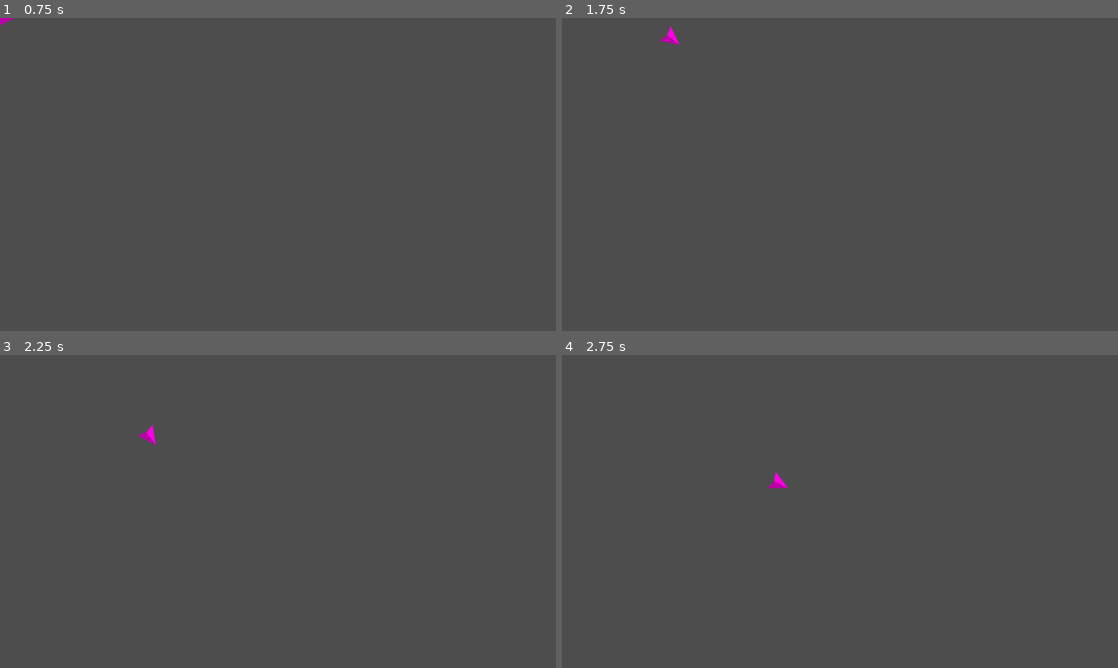
Above: before the commit, frames 1-4 (two rows, left to right).
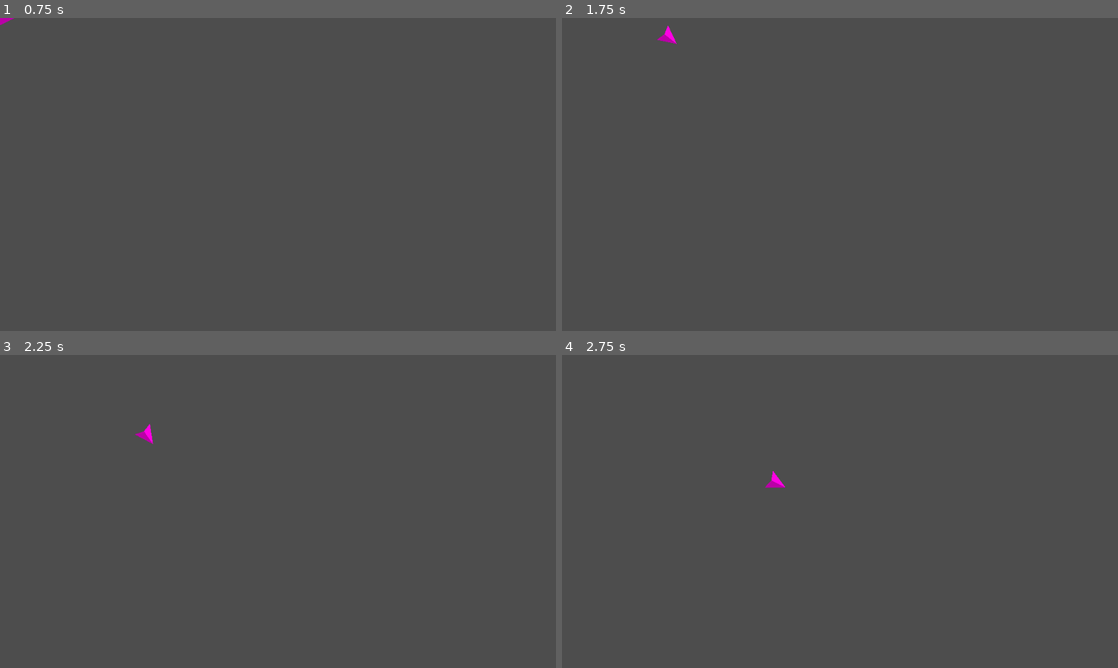
Above: after the commit, the same moments.

Repository: outrightmental/Blockbusters
Game: Godot game, scene res://models/player/ship.tscn
Two runs of this game, one before a commit and one after it. Both use one fixed random seed, a clock stepped at 60 frames per second and the inputs below. This scene is started directly instead of the project's main scene. Sound files missing from this copy of the repository are replaced by a short silence.
Inputs:
- Up to frame 1 (0.75 s): tap Enter (ui_accept) at 0.5 s; hold Right (ui_right) from 0.53 s (still down)
- Up to frame 2 (1.75 s): tap Enter (ui_accept) at 0.77, 1.52 s; release Right (ui_right) at 1.28 s; hold Down (ui_down) from 1.28 s (still down)
- Up to frame 3 (2.25 s): release Down (ui_down) at 2.03 s; hold Right (ui_right) from 2.03 s (still down)
- Up to frame 4 (2.75 s): keep holding Right (ui_right)

Frame 1 is identical in both runs. In frame 2, less than 0.1% of the frame differs, in the area x 17-22%, y 2-9%; in frame 3, less than 0.1%, in the area x 24-29%, y 22-29%; in frame 4, less than 0.1%.

Commit message:
checkpoint

Diff:
--- a/global/audio_manager.gd
+++ b/global/audio_manager.gd
@@ -10,6 +10,8 @@
 var sound_effect_dict: Dictionary = {} ## Loads all registered SoundEffects on ready as a reference.
 
 @export var sound_effects: Array[SoundEffectSetting] ## Stores all possible SoundEffects that can be played.
+## Stores currently playing sounds at the global level so they don't interfere with local objects simulation
+@export var playing_2d_audios: Dictionary[String, AudioStreamPlayer2D] = {}
 
 
 func _ready() -> void:
@@ -18,7 +20,7 @@
 
 
 ## Creates a sound effect at a specific location if the limit has not been reached. Pass [param location] for the global position of the audio effect, and [param type] for the SoundEffectSetting to be queued.
-func create_2d_audio_at_location(location: Vector2, type: SoundEffectSetting.SOUND_EFFECT_TYPE) -> AudioStreamPlayer2D:
+func create_2d_audio_at_location(location: Vector2, type: SoundEffectSetting.SOUND_EFFECT_TYPE, key: String = "") -> void:
 	if sound_effect_dict.has(type):
 		var sound_effect: SoundEffectSetting = sound_effect_dict[type]
 		if sound_effect.has_open_limit():
@@ -33,10 +35,11 @@
 			new_2D_audio.finished.connect(sound_effect.on_audio_finished)
 			new_2D_audio.finished.connect(new_2D_audio.queue_free)
 			new_2D_audio.play()
-			return new_2D_audio
+			if key != "":
+				playing_2d_audios[key] = new_2D_audio
+				new_2D_audio.finished.connect(func() -> void: playing_2d_audios.erase(key))
 	else:
 		push_error("Audio Manager failed to find setting for type ", type)
-	return null
 
 
 ## Creates a sound effect if the limit has not been reached. Pass [param type] for the SoundEffectSetting to be queued.
@@ -56,3 +59,23 @@
 			new_audio.play()
 	else:
 		push_error("Audio Manager failed to find setting for type ", type)
+
+
+## Stop a 2d audio effect by [param key] if it exists in the [member playing_sounds] dictionary.
+func stop_2d_audio(key: String = "") -> void:
+	if playing_2d_audios.has(key):
+		var audio_player: AudioStreamPlayer2D = playing_2d_audios[key]
+		audio_player.stop()
+		audio_player.queue_free()
+		playing_2d_audios.erase(key)
+	else:
+		push_error("Audio Manager failed to find audio with key ", key)
+
+
+## Update the global position of a 2d audio effect by [param key] if it exists in the [member playing_sounds] dictionary.
+func update_2d_audio_global_position(key: String = "", gp: Vector2 = Vector2.ZERO) -> void:
+	if playing_2d_audios.has(key):
+		var audio_player: AudioStreamPlayer2D = playing_2d_audios[key]
+		audio_player.set_global_position(gp)
+	else:
+		push_error("Audio Manager failed to find audio with key ", key)
--- a/global/audio_manager.tscn
+++ b/global/audio_manager.tscn
@@ -14,12 +14,13 @@
 [ext_resource type="AudioStream" uid="uid://2imihwkp7ciu" path="res://assets/sound/projectile_fail.mp3" id="11_o35lh"]
 [ext_resource type="AudioStream" uid="uid://bn8ken7o0sxvq" path="res://assets/sound/projectile_impact.mp3" id="13_2g12x"]
 [ext_resource type="AudioStream" uid="uid://cpo8rkd1talhg" path="res://assets/sound/ship_accelerates_1.mp3" id="14_b8dee"]
-[ext_resource type="AudioStream" uid="uid://b66qp0out4rkh" path="res://assets/sound/ship_accelerates_2.mp3" id="15_i1tjf"]
 [ext_resource type="AudioStream" uid="uid://qtjh4n1ip1j4" path="res://assets/sound/ship_collides_with_block.mp3" id="16_58qv2"]
 [ext_resource type="AudioStream" uid="uid://biahve13hdese" path="res://assets/sound/ship_collides_with_block_2.mp3" id="17_4tvw6"]
 [ext_resource type="AudioStream" uid="uid://bakaktjjxr3m4" path="res://assets/sound/ship_drifts_1.mp3" id="18_xhpsb"]
 [ext_resource type="AudioStream" uid="uid://c3l16lu0l81hq" path="res://assets/sound/ship_drifts_2.mp3" id="19_liee5"]
 [ext_resource type="AudioStream" uid="uid://cx0v13pop3iw2" path="res://assets/sound/ship_is_disabled.mp3" id="20_ixdlm"]
+[ext_resource type="AudioStream" uid="uid://eyj808jsmdop" path="res://assets/sound/laser_activate.mp3" id="21_c0cvf"]
+[ext_resource type="AudioStream" uid="uid://vdxabm6cr1yl" path="res://assets/sound/laser_impact_block_heat_up.mp3" id="22_c3wau"]
 
 [sub_resource type="Resource" id="Resource_8vkod"]
 script = ExtResource("2_tnf83")
@@ -145,7 +146,7 @@
 script = ExtResource("2_tnf83")
 limit = 5
 type = 12
-sound_effect = ExtResource("15_i1tjf")
+sound_effect = ExtResource("13_2g12x")
 volume = 0.0
 pitch_scale = 1.0
 pitch_randomness = 0.0
@@ -201,6 +202,26 @@
 pitch_randomness = 0.0
 metadata/_custom_type_script = "uid://clyakcye1nc2n"
 
+[sub_resource type="Resource" id="Resource_jxqnp"]
+script = ExtResource("2_tnf83")
+limit = 5
+type = 3
+sound_effect = ExtResource("21_c0cvf")
+volume = 0.0
+pitch_scale = 1.0
+pitch_randomness = 0.0
+metadata/_custom_type_script = "uid://clyakcye1nc2n"
+
+[sub_resource type="Resource" id="Resource_w8cx2"]
+script = ExtResource("2_tnf83")
+limit = 5
+type = 4
+sound_effect = ExtResource("22_c3wau")
+volume = 0.0
+pitch_scale = 1.0
+pitch_randomness = 0.0
+metadata/_custom_type_script = "uid://clyakcye1nc2n"
+
 [node name="AudioManager" type="Node2D"]
 script = ExtResource("1_siwhy")
-sound_effects = Array[ExtResource("2_tnf83")]([SubResource(" …(503 unchanged characters)… e_g00k3"), SubResource("Resource_df8vg")])
+sound_effects = Array[ExtResource("2_tnf83")]([SubResource(" …(503 unchanged characters)… e_g00k3"), SubResource("Resource_df8vg"), SubResource("Resource_jxqnp"), SubResource("Resource_w8cx2")])
--- a/global/sound_effect_setting.gd
+++ b/global/sound_effect_setting.gd
@@ -7,6 +7,8 @@
 	BLOCK_COLLIDES_WITH_BLOCK,
 	BLOCK_COLLIDES_WITH_BLOCK_2,
 	GAME_START,
+	LASER_ACTIVATE,
+	LASER_IMPACT_BLOCK_HEAT_UP,
 	PLAYER_1_READY,
 	PLAYER_2_READY,
 	PLAYER_COLLECTS_GEM,
--- a/global/sound_manager.gd
+++ /dev/null
@@ -1,20 +0,0 @@
-extends Node
-
-const block_collides_with_block = preload("res://assets/sound/block_collides_with_block.wav")
-const block_collides_with_block_2 = preload("res://assets/sound/block_collides_with_block_2.wav")
-const game_start = preload("res://assets/sound/game_start.wav")
-const player_1_ready = preload("res://assets/sound/player_1_ready.wav")
-const player_2_ready = preload("res://assets/sound/player_2_ready.wav")
-const player_collects_gem = preload("res://assets/sound/player_collects_gem.wav")
-const player_collects_gem_double = preload("res://assets/sound/player_collects_gem_double.wav")
-const player_unready = preload("res://assets/sound/player_unready.wav")
-const projectile_fail = preload("res://assets/sound/projectile_fail.wav")
-const projectile_fire = preload("res://assets/sound/projectile_fire.wav")
-const projectile_impact = preload("res://assets/sound/projectile_impact.wav")
-const ship_accelerates_1 = preload("res://assets/sound/ship_accelerates_1.wav")
-const ship_accelerates_2 = preload("res://assets/sound/ship_accelerates_2.wav")
-const ship_collides_with_block = preload("res://assets/sound/ship_collides_with_block.wav")
-const ship_collides_with_block_2 = preload("res://assets/sound/ship_collides_with_block_2.wav")
-const ship_drifts_1 = preload("res://assets/sound/ship_drifts_1.wav")
-const ship_drifts_2 = preload("res://assets/sound/ship_drifts_2.wav")
-const ship_is_disabled = preload("res://assets/sound/ship_is_disabled.wav")
--- a/models/player/projectile_explosive.gd
+++ b/models/player/projectile_explosive.gd
@@ -39,6 +39,7 @@
 	explosion.position = position
 	explosion.player_num = player_num
 	self.get_parent().call_deferred("add_child", explosion)
+	AudioManager.create_2d_audio_at_location(global_position, SoundEffectSetting.SOUND_EFFECT_TYPE.PROJECTILE_IMPACT)
 	# Remove this projectile from the stage
 	self.queue_free()
 	pass
--- a/models/player/ship.gd
+++ b/models/player/ship.gd
@@ -34,7 +34,7 @@
 var input_direction_pressed: bool = false
 # keep track of ship movement state and associated sounds
 var movement_state: ShipMovementState = ShipMovementState.NONE
-# todo some kind of var movement_sound: AudioStreamPlayer2D = null
+@onready var movement_audio_key: String = "movement_%d" % player_num
 # fixed actual angle moves towards target angle -- used for strafe/accelerate mechanic
 var target_rotation: float = 0.0
 var actual_rotation: float = 0.0
@@ -46,6 +46,7 @@
 # variables for laser tool
 var laser: LaserBeam        = null
 var laser_charge_sec: float = Config.PLAYER_SHIP_LASER_CHARGE_MAX_SEC
+@onready var laser_audio_key: String = "laser_%d" % player_num
 # variable for being heated
 var heated_sec: float   = 0.0
 var heated_delta: float = 0.0
@@ -195,13 +196,14 @@
 	laser.player_num = player_num
 	laser.source_ship = self
 	self.get_parent().call_deferred("add_child", laser)
-
+	AudioManager.create_2d_audio_at_location(global_position, SoundEffectSetting.SOUND_EFFECT_TYPE.LASER_ACTIVATE, laser_audio_key)
 
 func _do_deactivate_laser() -> void:
 	if laser:
 		laser.call_deferred("queue_free")
 		laser = null
 		Game.player_laser_charge_updated.emit(player_num, laser_charge_sec)
+		AudioManager.stop_2d_audio(laser_audio_key)
 
 
 # Called when the player wants to activate the secondary tool
@@ -209,6 +211,7 @@
 	if Time.get_ticks_msec() - projectile_explosive_start_ticks_msec < Config.PLAYER_SHIP_PROJECTILE_EXPLOSIVE_COOLDOWN_MSEC:
 		return
 	if not Game.player_can_launch_projectile(player_num):
+		AudioManager.create_2d_audio_at_location(global_position, SoundEffectSetting.SOUND_EFFECT_TYPE.PROJECTILE_FAIL)
 		return
 	projectile_explosive_start_ticks_msec = Time.get_ticks_msec()
 	var rotation_vector: Vector2 = Vector2(cos(actual_rotation), sin(actual_rotation))
@@ -230,6 +233,7 @@
 		laser.set_position(position)
 		laser.set_rotation(actual_rotation)
 		laser_charge_sec -= delta
+		AudioManager.update_2d_audio_global_position(laser_audio_key, global_position)
 		if laser_charge_sec < 0:
 			laser_charge_sec = 0
 			_do_deactivate_laser()
Not shown: 1 places in global/audio_manager.tscn that only renumber resources
Not shown, removed: global/sound_manager.gd.uid
